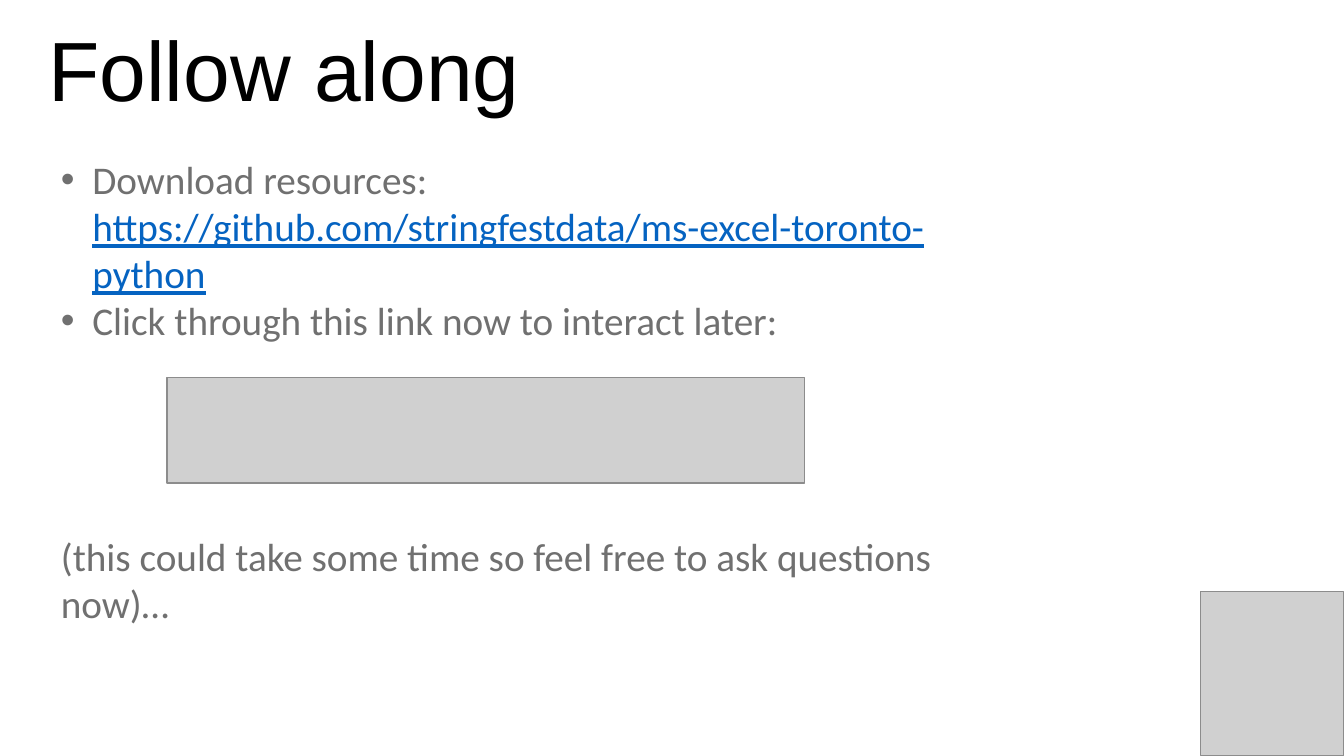
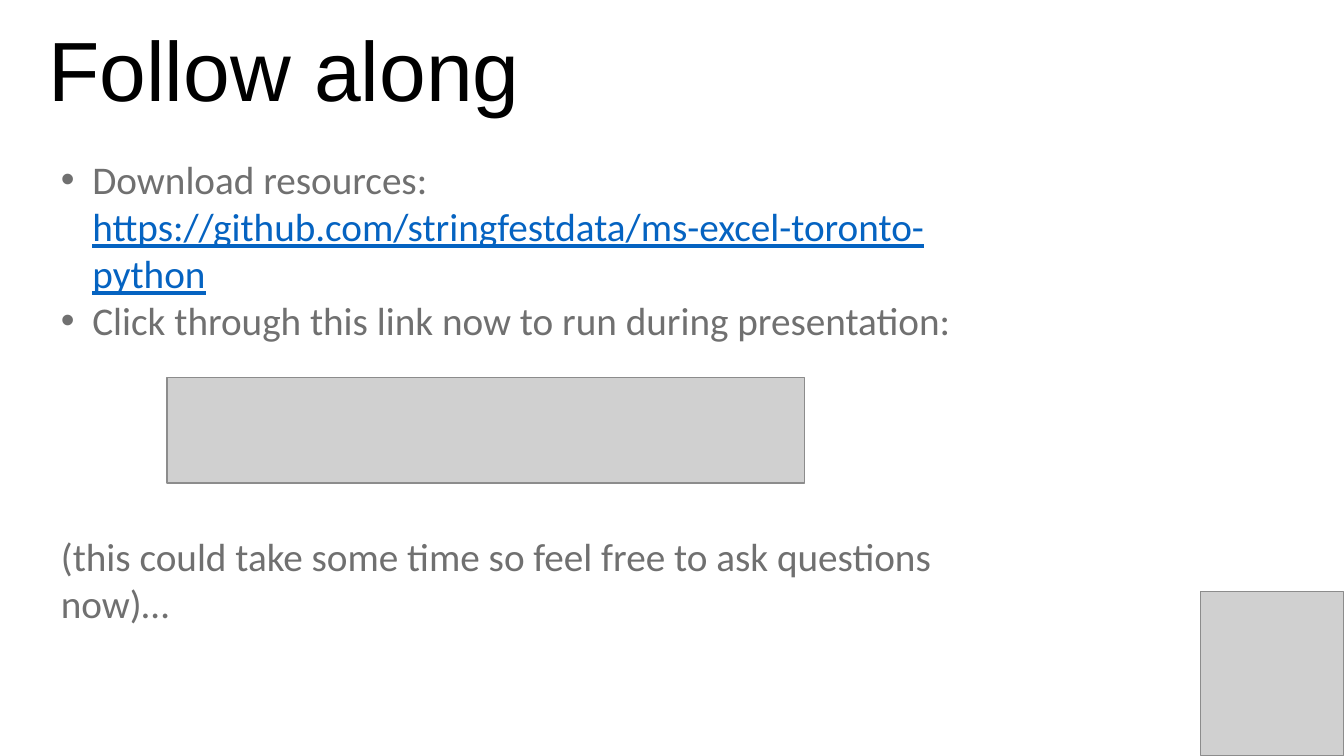
Before and after one commit to stringfestdata/ms-excel-toronto-python, a slide deck: slide 3 of toronto-five-things-excel-python.pptx. Drawn at 1344x756 pixels with LibreOffice and Linux fonts; fonts in the diff are those of the drawing; grey boxes stand for pictures. Boxes give left, top, right and bottom in pixels: in the first picture for what was removed or moved away, otherwise in the second. Text is boxed around its words. In the diff, an @@ line names an element or a change of style, - is before the commit and + after.

```diff
--- a/toronto-five-things-excel-python.pptx
+++ b/toronto-five-things-excel-python.pptx
@@ text at <box>92,308,950,342</box>: text changed @@
-• Click through this link now to interact later:
+• Click through this link now to run during presentation:
```
Also in this commit, not shown: 2 other slides changed, 2 slides added, 1 slide removed, 2 other files.
